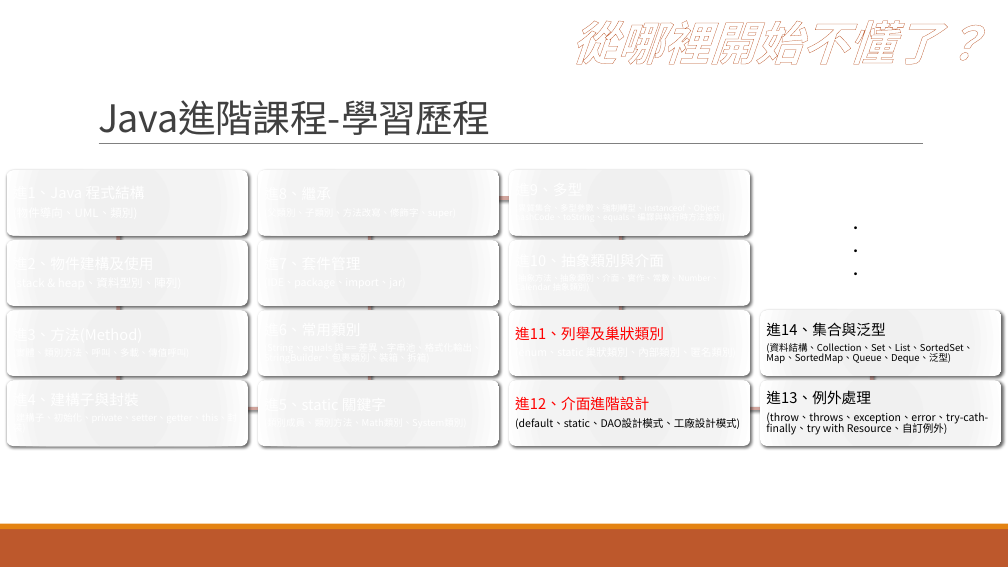
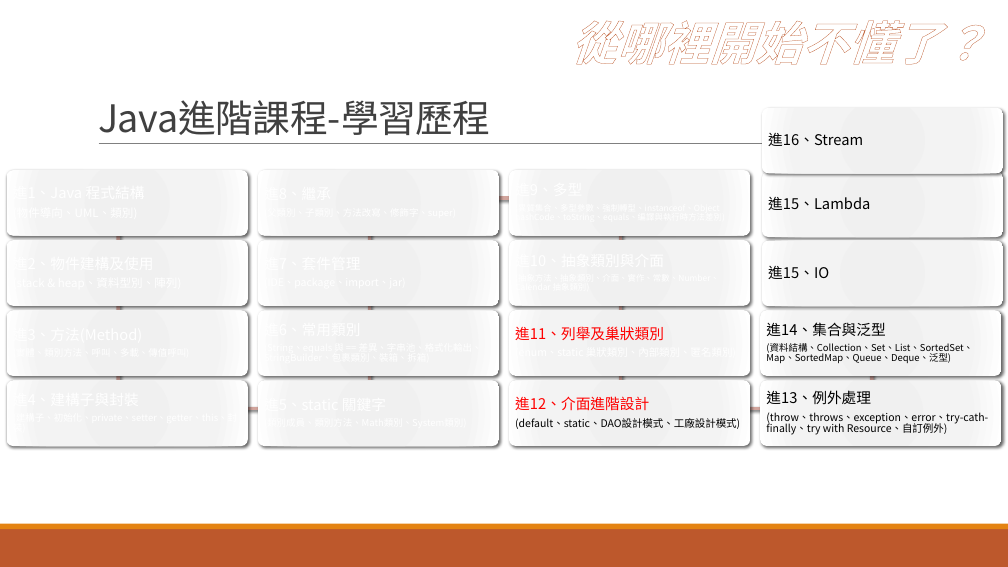
Before and after one commit to aweit-zhu/aweit-share, a slide deck: slide 1 of Java 相關/當前困境.pptx. Drawn at 1008x567 pixels with LibreOffice and Linux fonts; fonts in the diff are those of the drawing. Boxes give left, top, right and bottom in pixels: in the first picture for what was removed or moved away, otherwise in the second. Text is boxed around its words. In the diff, an @@ line names an element or a change of style, - is before the commit and + after.

```diff
--- a/Java 相關/當前困境.pptx
+++ b/Java 相關/當前困境.pptx
@@ rounded rectangle added at bbox=[762, 108, 1003, 174], fill gradient #EEEEEE to #F0F0F0 to #F4F4F4 to #FFFFFF @@
@@ text added at bbox=[768, 133, 863, 146], 14 pt, text #000000 @@
+進16、Stream
@@ rounded rectangle added at bbox=[762, 172, 1003, 237], fill gradient #EEEEEE to #F0F0F0 to #F4F4F4 to #FFFFFF @@
@@ text added at bbox=[768, 197, 870, 210], 14 pt, text #000000 @@
+進15、Lambda
@@ text removed at bbox=[823, 207, 889, 284] @@
-.
-.
-.
@@ rounded rectangle added at bbox=[762, 240, 1003, 306], fill gradient #EEEEEE to #F0F0F0 to #F4F4F4 to #FFFFFF @@
@@ text added at bbox=[768, 266, 829, 279], 14 pt, text #000000 @@
+進15、IO
```
Also in this commit, not shown: 1 other file.
